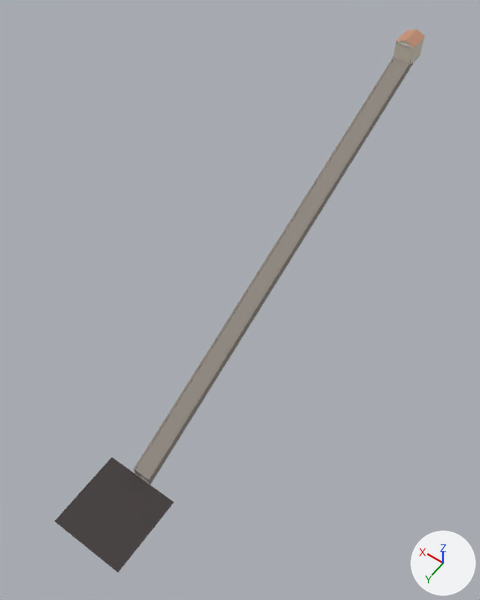
Renders of the glTF model games/selva-oscura/assets/world/static_meshes/crypt.glb from each side of a commit.
Both versions are drawn from a 50 mm camera at (-69.9, 191.2, 122.6) aimed at (1.4, 91.4, -34.2). The axes (+X, +Y, +Z) are drawn at lower right. The lights are the same throughout. The older version comes first.

Names of what the first picture shows: 'acheron_platform', 'descent_ceiling', 'descent_wall_l', 'descent_wall_r' and 4 more.
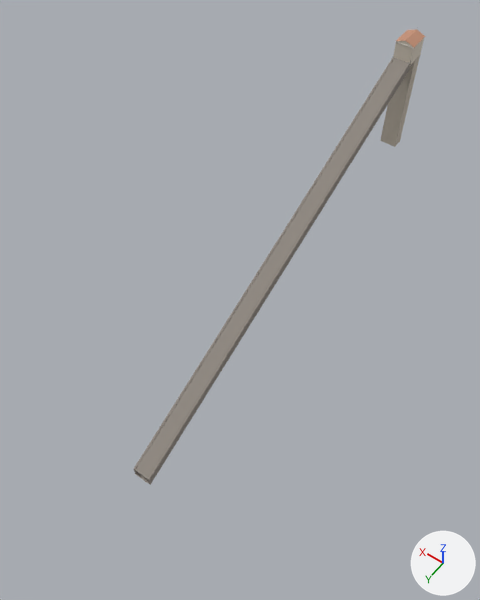
Pixel boxes (x1, y1, x2, y2) of what changed, in the pictures (480 x 600 px):
'acheron_platform', deleted
    before: (55, 457, 174, 572)
'crypt_foundation_skirt_front', added
    after: (380, 56, 420, 147)

The edits, one by one:
Mesh me_cube_1 is new.
It is a box spanning x -3.0..3.0, y -2.0..2.0, z -17.5..17.5.
It uses material mat_pienza_weathered (light grey #c4baac).
Object 'acheron_platform' (ob_acheron_platform) is deleted.
Object 'crypt_foundation_skirt_front' (ob_crypt_foundation_skirt_front) is new; it shows me_cube_1.
Its location is (0.0, -1.9, -17.5).
